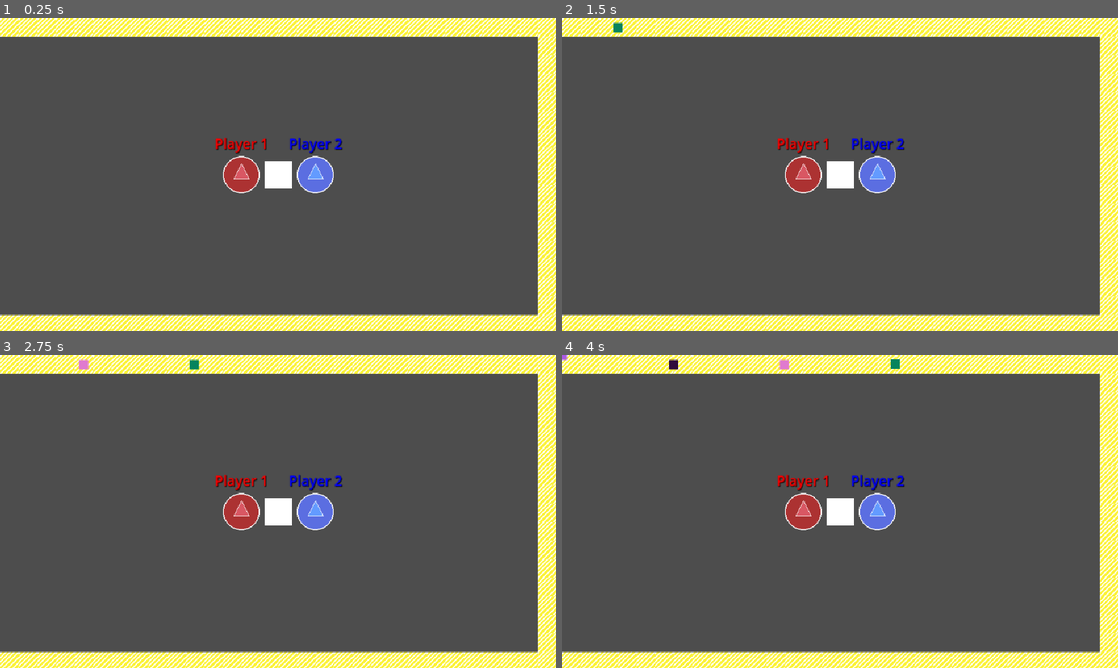
Above: before the commit, frames 1-4 (two rows, left to right).
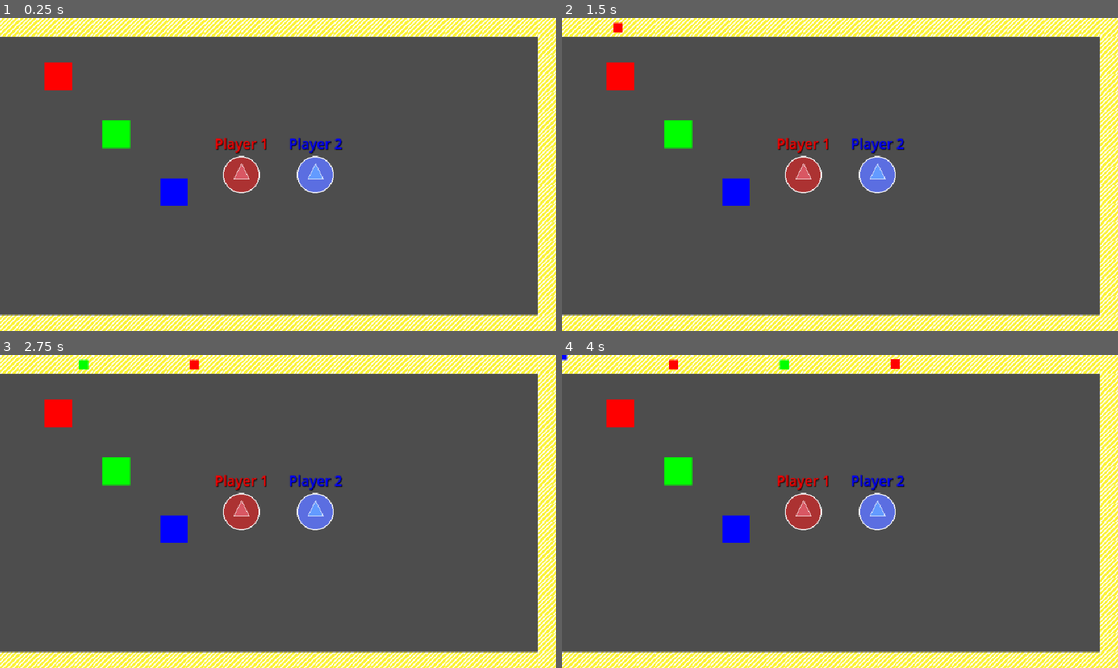
Above: after the commit, the same moments.

Repository: S2009-dev/animated-couscous
Game: Godot game, scene res://objects/scenes/main.tscn
The game is run twice, just before and just after one commit, with the same random seed, the same clock (stepped at 60 frames per second) and the same inputs. The engine's default icon, where the game draws it, is replaced by a stand-in: a white triangle on a blue panel in a dark square.
Inputs:
- Up to frame 1 (0.25 s): no input
- Up to frame 2 (1.5 s): tap Enter at 0.5 s
- Up to frame 3 (2.75 s): no input
- Up to frame 4 (4 s): no input

The runs differ from the first frame. In frame 1, 1.8% of the frame differs, in the area x 8-53%, y 14-60%; in frame 2, 1.8%; in frame 3, 1.9%; in frame 4, 2.0%, in the area x 0-61%, y 0-60%.

Commit message:
feat: :sparkles: add item and bin types

Diff:
--- a/objects/scenes/main.tscn
+++ b/objects/scenes/main.tscn
@@ -50,6 +50,15 @@
 [node name="Conveyor" parent="Cameras/ViewportContainer1/Viewport1" instance=ExtResource("3_vn3je")]
 
 [node name="Bin" parent="Cameras/ViewportContainer1/Viewport1" instance=ExtResource("5_r7cts")]
+position = Vector2(100, 100)
+
+[node name="Bin2" parent="Cameras/ViewportContainer1/Viewport1" instance=ExtResource("5_r7cts")]
+position = Vector2(200, 200)
+type = 1
+
+[node name="Bin3" parent="Cameras/ViewportContainer1/Viewport1" instance=ExtResource("5_r7cts")]
+position = Vector2(300, 300)
+type = 2
 
 [node name="Players" type="Node2D" parent="Cameras/ViewportContainer1/Viewport1"]
 unique_name_in_owner = true
--- a/scripts/entities/bin.gd
+++ b/scripts/entities/bin.gd
@@ -1,9 +1,11 @@
 class_name Bin
 extends Area2D
 
+@export_range(0, 2) var type: int = 0
+
 func _ready() -> void:
-	var screen_size = get_viewport_rect().size
-	position = screen_size / 2
+	var colors = [Color(1, 0, 0, 1), Color(0, 1, 0, 1), Color(0, 0, 1, 1)]
+	$ColorRect.modulate = colors[type]
 
 func throw_item(item: Color) -> void:
 	$ColorRect.modulate = item
--- a/scripts/entities/conveyor_controller.gd
+++ b/scripts/entities/conveyor_controller.gd
@@ -24,6 +24,7 @@
 	var id = generate_uuid()
 
 	item.name = "Item_" + str(id)
+	item.type = randi() % 3
 	item.position = path_follow.position
 
 	path_follow.name = "PathFollow_" + str(id)
--- a/scripts/entities/item.gd
+++ b/scripts/entities/item.gd
@@ -1,8 +1,11 @@
 class_name Item
 extends Area2D
 
+@export_range(0, 2) var type: int = 0
+
 func _ready() -> void:
-	$ColorRect.modulate = Color(randf_range(0, 1), randf_range(0, 1), randf_range(0, 1), 1)
+	var colors = [Color(1, 0, 0, 1), Color(0, 1, 0, 1), Color(0, 0, 1, 1)]
+	$ColorRect.modulate = colors[type]
 
 func remove() -> void:
 	var id = name.get_slice("_", 1)
